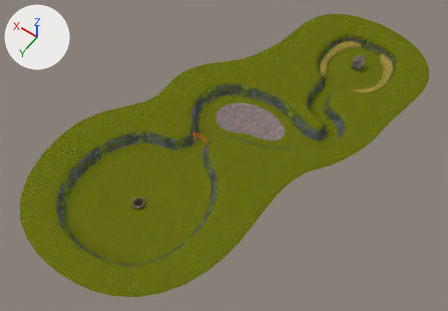
Two versions of the Blender file Deserter/Assets/Mesh/Maps/Debug/MapOutside00.blend, one commit apart.
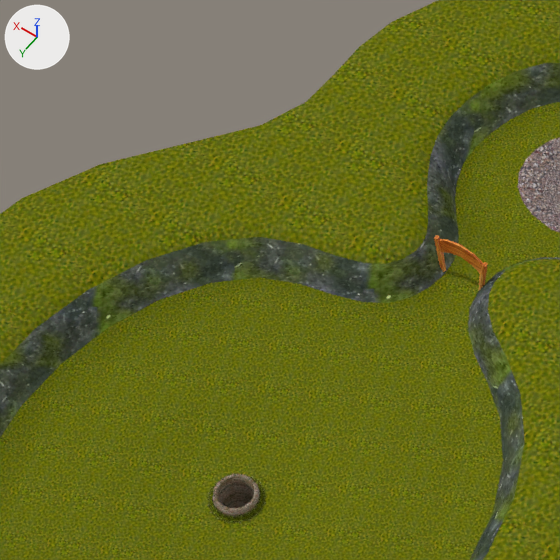
Each version is shown whole from a camera (50 mm lens) standing at (-54.6, 157.0, 153.1) and looking at (18.2, 55.2, -6.9), then close up on the part from 16% to 51% of the width and 22% to 71% of the height. Every picture has the same lights, and +X, +Y and +Z are marked at upper left.

The scene before the commit, as lines of its bpy script (objects in view):
```python
me_cube = bpy.data.meshes.new('Cube')
me_cube.from_pydata(...)  # 72 vertices, 67 faces; spans x -2.79..2.79, y -0.26..0.26, z 0.02..4.9
me_cube.materials.append(mat_material_001)  # picture img_woodtex02_png
me_homebasemesh = bpy.data.meshes.new('homebaseMesh')
me_homebasemesh.from_pydata(...)  # 1671 vertices, 1612 faces; spans x -37.4..47.7, y -2.2..2.5, z -73.0..68.9
# faces by material slot: [1036, 576]
me_homebasemesh.materials.append(mat_grassmat)  # picture img_grasstex_png
me_homebasemesh.materials.append(mat_wallmat00)  # picture img_mosstex00_png
me_homebasemesh_002 = bpy.data.meshes.new('homebaseMesh.002')
me_homebasemesh_002.from_pydata(...)  # 261 vertices, 214 faces; spans x -2.48..2.48, y -5.2..3.16, z -2.45..2.53
# faces by material slot: [160, 16, 6, 32]
me_homebasemesh_002.materials.append(mat_brickmat00)  # picture img_bricktex02_png
me_homebasemesh_002.materials.append(mat_asphaltmat)  # picture img_asphalttex01_png
me_homebasemesh_002.materials.append(mat_laddermat)  # picture img_gratetex00_png
me_homebasemesh_002.materials.append(mat_matleaves01)  # picture img_leavestex01_png
ob_gatemesh_00 = bpy.data.objects.new('gateMesh.00', me_cube)
ob_gatemesh_00.location = (24.25, 59.61, -1.01)
ob_homebasemesh = bpy.data.objects.new('homebaseMesh', me_homebasemesh)
ob_homebasemesh.location = (13.11, 46.33, 0.27)
ob_homebasemesh.rotation_euler = (1.571, 0.0, 0.0)  # degrees (90, 0, 0)
ob_wellmesh = bpy.data.objects.new('wellMesh', me_homebasemesh_002)
ob_wellmesh.location = (26.0, 88.03, -3.8)
ob_wellmesh.rotation_euler = (1.571, 0.0, 0.0)  # degrees (90, 0, 0)
# also in view: 'lakebedMesh' at (16.4, 42.6, -1.9)
```
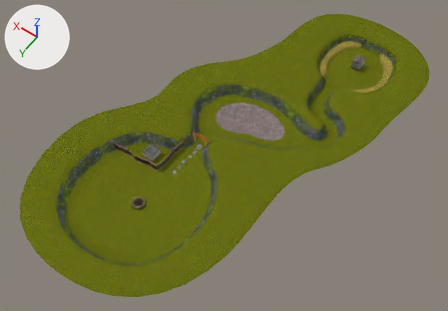
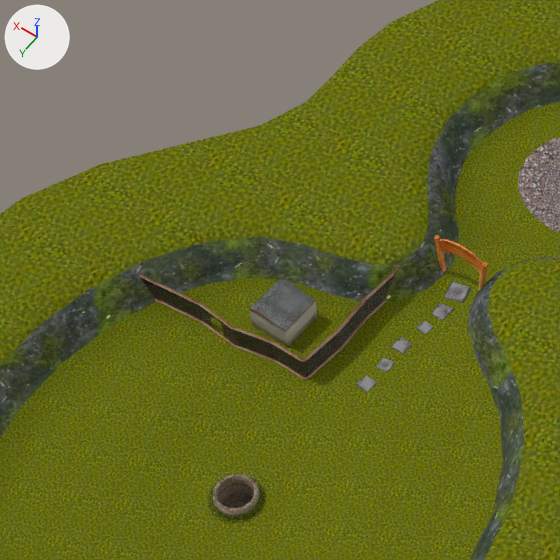
What differs and where, as boxes (x1, y1, x2, y2) in the close-ups (560 x 560 px):
'townMesh.00', added: after (140, 264, 471, 392)
    faces in mat_matchain (picture img_chainlinktex_png): (141, 272, 396, 377)
    faces in mat_mattinroof (picture img_shuttertex00_png): (249, 279, 315, 331)
    faces in mat_matrust (picture img_metaltex00): (140, 264, 400, 379)
    faces in mat_matstone (picture img_asphalttex00_png): (356, 282, 471, 392)
    faces in mat_matwall01 (picture img_walltex01_png): (249, 301, 317, 347)

What the commit changed:
Picture 'WallTex01.png' (img_walltex01_png) is new.
Picture 'ChainlinkTex.png' (img_chainlinktex_png) is new.
Picture 'AsphaltTex00.png' (img_asphalttex00_png) is new.
Picture 'shutterTex00.png' (img_shuttertex00_png) is new.
Material 'MatWall01' (mat_matwall01) is new.
Its texture is img_walltex01_png.
Material 'MatChain' (mat_matchain) is new.
Its texture is img_chainlinktex_png.
Material 'MatStone' (mat_matstone) is new.
Its texture is img_asphalttex00_png.
Material 'MatTinRoof' (mat_mattinroof) is new.
Its texture is img_shuttertex00_png.
Mesh me_cube_001 is new.
It has 174 vertices, 151 faces and spans x -3.5..19.6, y -24.3..-7.0, z 1.1..4.0.
Faces by material slot: [30, 90, 15, 2, 13, 1].
It uses material mat_matstone (picture img_asphalttex00_png).
It uses material mat_matrust (picture img_metaltex00).
It uses material mat_matchain (picture img_chainlinktex_png).
It uses material mat_mattinroof (picture img_shuttertex00_png).
It uses material mat_matwall01 (picture img_walltex01_png).
It uses material mat_matdoor (picture img_doortex00).
Object 'townMesh.00' (ob_townmesh_00) is new; it shows me_cube_001.
Its location is (26.19, 83.92, -2.16).
